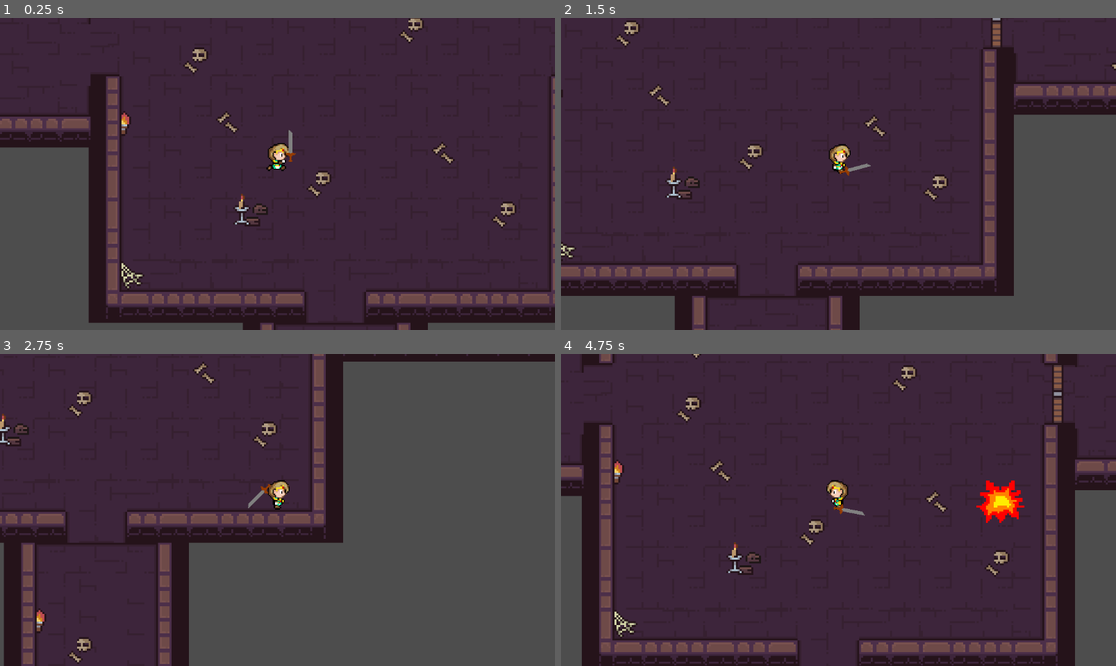
Above: before the commit, frames 1-4 (two rows, left to right).
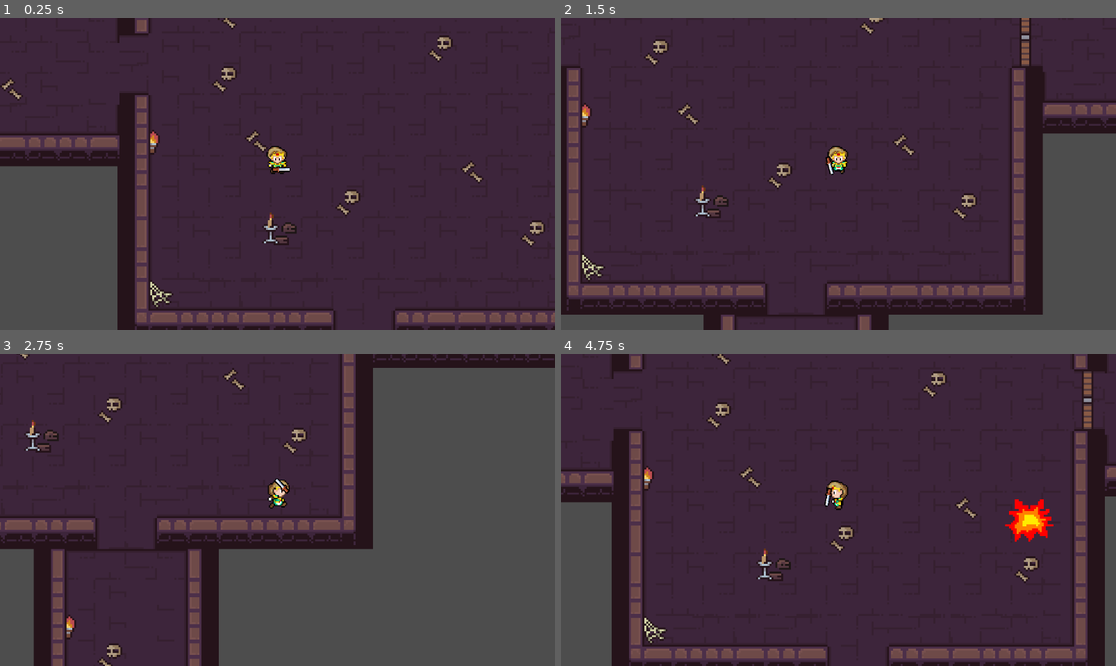
Above: after the commit, the same moments.

Repository: WilfingerS/CS415-2024
Game: Godot game, scene res://Scenes/Levels/MainScene.tscn
Two runs of this game, one before a commit and one after it. Both use one fixed random seed, a clock stepped at 60 frames per second and the inputs below.
Inputs (mouse positions are in pixels of both pictures, inside the frame that each line leads up to):
- Up to frame 1 (0.25 s): no input
- Up to frame 2 (1.5 s): move the mouse to (960, 158) at 0.52 s; press the mouse at (960, 158) at 0.53 s; hold D (right) 0.53-1.28 s; move the mouse to (727, 189) at 1.27 s; release the mouse at (727, 189) at 1.28 s; hold S (down) from 1.28 s (still down); tap F (Interact) at 1.35 s
- Up to frame 3 (2.75 s): click (166, 525) at 1.55 s; move the mouse to (333, 441) at 2.02 s; release S (down) at 2.03 s; press the mouse at (333, 441) at 2.03 s; hold D (right) from 2.03 s (still down)
- Up to frame 4 (4.75 s): move the mouse to (810, 572) at 2.77 s; release D (right) at 2.78 s; release the mouse at (810, 572) at 2.78 s; hold W (up) 2.78-3.53 s; right-click (810, 572) at 2.85 s; click (810, 572) at 3.05 s; move the mouse to (1005, 556) at 3.52 s; hold Q (bomb) 3.53-4.28 s; hold A (left) from 3.53 s (still down); click (1005, 556) at 3.8 s; move the mouse to (672, 463) at 4.27 s; click (672, 463) at 4.35 s

The runs differ from the first frame. In frame 1, 18% of the frame differs, in the area x 0-100%, y 0-100%; in frame 2, 23%; in frame 3, 19%; in frame 4, 23%.

Commit message:
Character animations

Diff:
--- a/GodotProjectFolder/Scenes/Characters/Character.tscn
+++ b/GodotProjectFolder/Scenes/Characters/Character.tscn
@@ -122,19 +122,23 @@
 "Up_Move": SubResource("Animation_kd73c")
 }
 
+[sub_resource type="CapsuleShape2D" id="CapsuleShape2D_0c3i3"]
+radius = 15.0
+height = 50.0
+
 [sub_resource type="CapsuleShape2D" id="CapsuleShape2D_7qqmo"]
 radius = 14.0
 height = 50.0
 
 [node name="Character" type="CharacterBody2D" groups=["Player"]]
-position = Vector2(-20, -13)
+position = Vector2(-1.90735e-06, -9.53674e-07)
 scale = Vector2(0.4, 0.4)
 collision_layer = 2
 script = ExtResource("1_pcl0v")
 
 [node name="CharSprite" type="Sprite2D" parent="."]
 material = SubResource("ShaderMaterial_dqhrg")
-position = Vector2(50, 5.06639e-07)
+position = Vector2(0, -31.76)
 scale = Vector2(2.10417, 2.10417)
 texture = ExtResource("3_lddmy")
 hframes = 40
@@ -146,25 +150,29 @@
 }
 
 [node name="Weapon" parent="." instance=ExtResource("3_dru47")]
-position = Vector2(50, 7.5)
+position = Vector2(7.62939e-06, -25)
 
 [node name="Hurtbox" type="Area2D" parent="."]
-position = Vector2(-4.99999, 22.5)
-collision_layer = 0
-collision_mask = 2
+scale = Vector2(1, 1)
 script = ExtResource("4_62fq6")
 
+[node name="CollisionShape2D" type="CollisionShape2D" parent="Hurtbox"]
+position = Vector2(7.62939e-06, -25)
+shape = SubResource("CapsuleShape2D_0c3i3")
+debug_color = Color(0, 0.85771, 0, 0.419608)
+
 [node name="CollisionShape2D2" type="CollisionShape2D" parent="."]
-position = Vector2(50, 7.5)
+show_behind_parent = true
+position = Vector2(0, -25)
 shape = SubResource("CapsuleShape2D_7qqmo")
 debug_color = Color(0.345241, 0.556973, 0.740921, 0.42)
 
 [node name="Camera2D" type="Camera2D" parent="."]
-position = Vector2(50, 32.5)
+position = Vector2(3.8147e-06, 0)
 zoom = Vector2(4, 4)
 
 [node name="Inventory" parent="." instance=ExtResource("6_7tiec")]
-offset_left = 152.5
-offset_top = -97.5
-offset_right = 152.5
-offset_bottom = -97.5
+offset_left = 80.0
+offset_top = -140.0
+offset_right = 80.0
+offset_bottom = -140.0
--- a/GodotProjectFolder/Scenes/Weapons/Weapon.tscn
+++ b/GodotProjectFolder/Scenes/Weapons/Weapon.tscn
@@ -1,7 +1,7 @@
 [gd_scene load_steps=7 format=3 uid="uid://drxv8fgohuj1r"]
 
 [ext_resource type="Script" path="res://Scripts/Weapon.gd" id="1_bqjge"]
-[ext_resource type="Texture2D" uid="uid://cw30qc3fs3oar" path="res://Assets/placeHolderWeapon.png" id="2_co7ej"]
+[ext_resource type="Texture2D" uid="uid://cpxo8yur1wbhq" path="res://Assets/WEAPONS.png" id="2_fx64o"]
 [ext_resource type="Script" path="res://Scripts/Hitbox.gd" id="3_2pag2"]
 
 [sub_resource type="Animation" id="Animation_8hnm3"]
@@ -38,19 +38,21 @@
 
 [sub_resource type="CapsuleShape2D" id="CapsuleShape2D_1akml"]
 radius = 4.00003
-height = 29.2634
+height = 18.6667
 
 [node name="Weapon" type="Node2D"]
-scale = Vector2(1.5, 1.5)
+scale = Vector2(2, 2.039)
 script = ExtResource("1_bqjge")
 
 [node name="Node2D" type="Node2D" parent="."]
 scale = Vector2(1.00239, 1)
 
 [node name="Sprite2D" type="Sprite2D" parent="Node2D"]
-rotation = -1.5708
-texture = ExtResource("2_co7ej")
+position = Vector2(-6.4845, 11.7705)
+rotation = -6.28319
+texture = ExtResource("2_fx64o")
 offset = Vector2(15, -15)
+hframes = 8
 
 [node name="AnimationPlayer" type="AnimationPlayer" parent="Node2D"]
 libraries = {
@@ -64,8 +66,7 @@
 script = ExtResource("3_2pag2")
 
 [node name="CollisionShape2D" type="CollisionShape2D" parent="Node2D/Hitbox"]
-position = Vector2(-20.6174, -14.6667)
-rotation = 1.5708
+position = Vector2(7.98092, -3.43306)
 shape = SubResource("CapsuleShape2D_1akml")
 disabled = true
 debug_color = Color(0.891461, 0.399691, 0.56023, 0.42)
--- a/GodotProjectFolder/Scripts/ArcaneArcher/EnemyChaseArcaneArcher.gd
+++ b/GodotProjectFolder/Scripts/ArcaneArcher/EnemyChaseArcaneArcher.gd
@@ -18,7 +18,10 @@
 	var angle_to_player = direction.angle()
 	rayCast.global_rotation = angle_to_player
 
-	if direction.length() > attempt_attack_range:
+	if direction.length() >= attempt_attack_range:
+		enemy.velocity = direction * speed
+	if direction.length() < attempt_attack_range:
+		direction = enemy.global_position - player.global_position
 		enemy.velocity = direction * speed
 	else:
 		if player.global_position.x < enemy.global_position.x:
--- a/GodotProjectFolder/Scripts/Character.gd
+++ b/GodotProjectFolder/Scripts/Character.gd
@@ -25,6 +25,9 @@
 var blocking = false
 var isDead = false
 var isHit = false
+
+func _ready():
+	Input.set_mouse_mode(Input.MOUSE_MODE_HIDDEN)
 
 # Actions
 func pickUP():
@@ -92,10 +95,18 @@
 	move_and_slide()
 	move()
 
-	if velocity.x >= 0:
-		$AnimationPlayer.play("Right_Move")
-	if velocity.x < 0:
-		$AnimationPlayer.play("Left_Move")
+	if velocity.length() < 1:
+		$AnimationPlayer.stop() # or play an idle animation
+	elif abs(velocity.y) > abs(velocity.x):
+		if velocity.y > 0:
+			$AnimationPlayer.play("Down_Move")
+		else:
+			$AnimationPlayer.play("Up_Move")
+	else:
+		if velocity.x > 0:
+			$AnimationPlayer.play("Right_Move")
+		else:
+			$AnimationPlayer.play("Left_Move")
 	#create_bomb()
 func _input(event):
 	if isDead: #Can't Perform Actions if dead
Binary file added: GodotProjectFolder/Assets/WEAPONS.png
Not shown, added: GodotProjectFolder/Assets/WEAPONS.png.import
Binary file added: GodotProjectFolder/Assets/shield.png
Not shown, added: GodotProjectFolder/Assets/shield.png.import
Not shown: 1 places in GodotProjectFolder/Scenes/Characters/Character.tscn that only renumber resources
